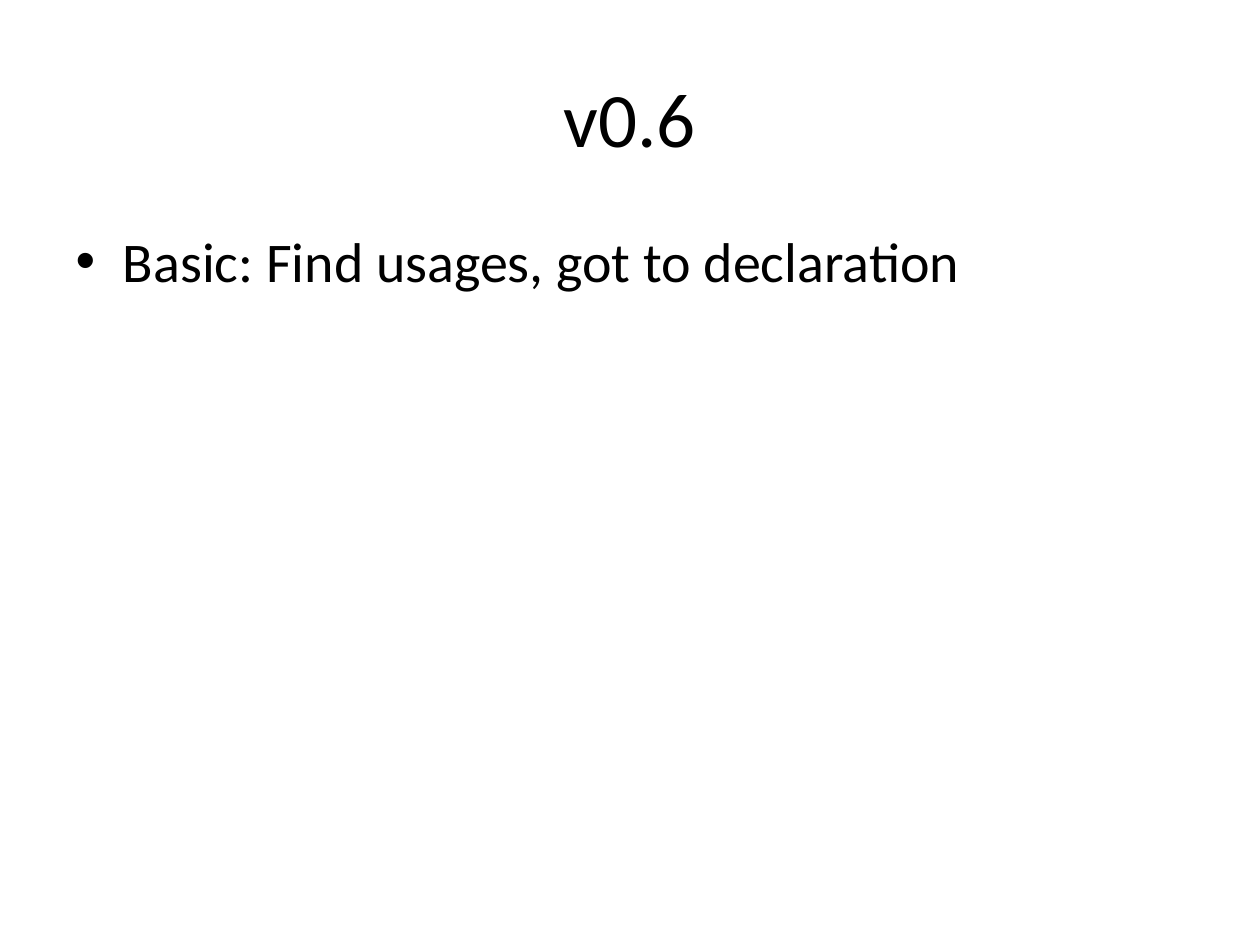
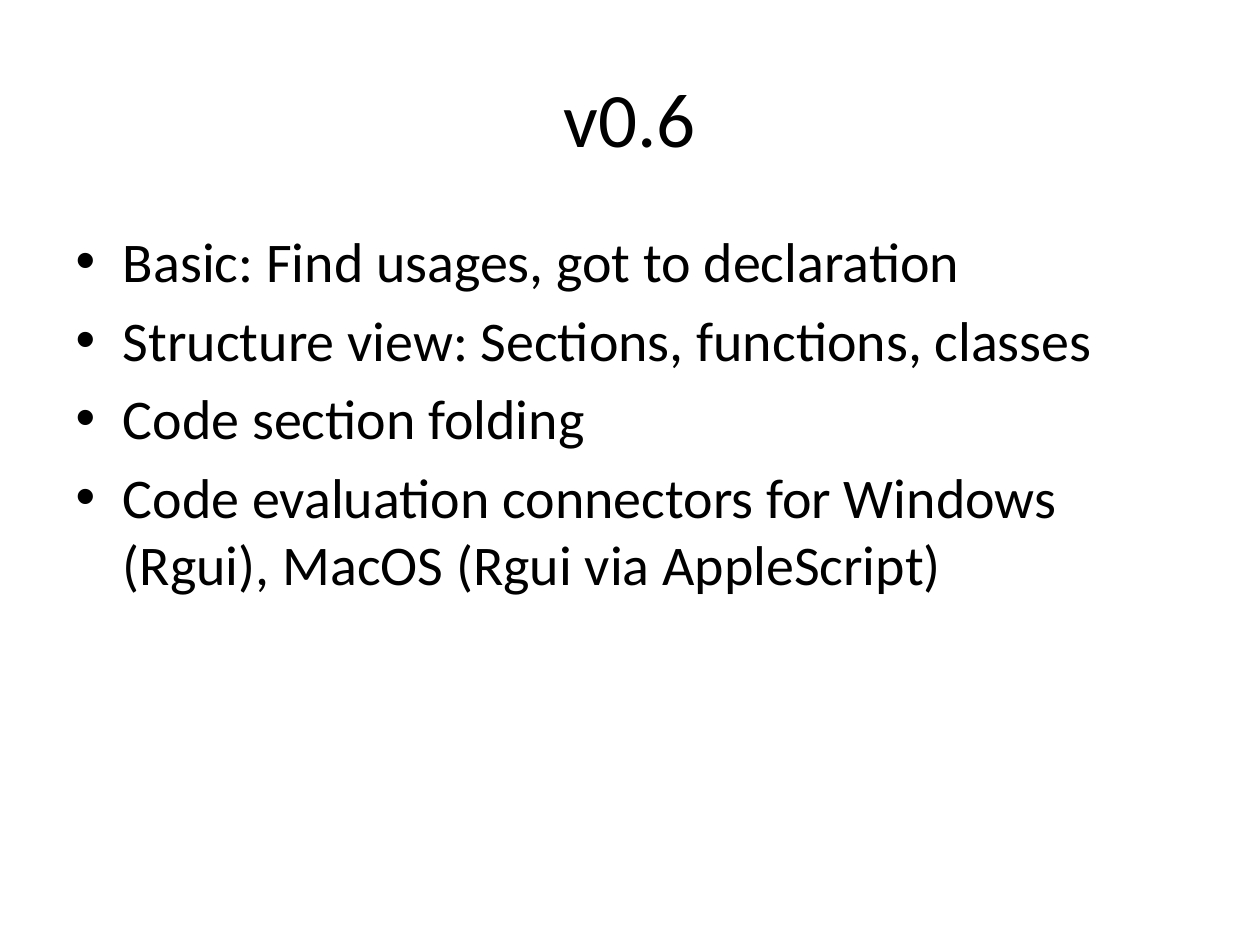
Before and after one commit to holgerbrandl/r4intellij, a slide deck: slide 2 of R4Intellij.pptx. Drawn at 1260x945 pixels with LibreOffice and Linux fonts; fonts in the diff are those of the drawing. Boxes give left, top, right and bottom in pixels: in the first picture for what was removed or moved away, otherwise in the second. Text is boxed around its words. In the diff, an @@ line names an element or a change of style, - is before the commit and + after.

Commit message:
implemented section folding and quote handling

```diff
--- a/R4Intellij.pptx
+++ b/R4Intellij.pptx
@@ text at [123,322,1092,595]: paragraphs added @@
+• Structure view: Sections, functions, classes
+• Code section folding
+• Code evaluation connectors for Windows (Rgui), MacOS (Rgui via AppleScript)
```
Also in this commit, not shown: 1 other slide changed, 4 other files.
